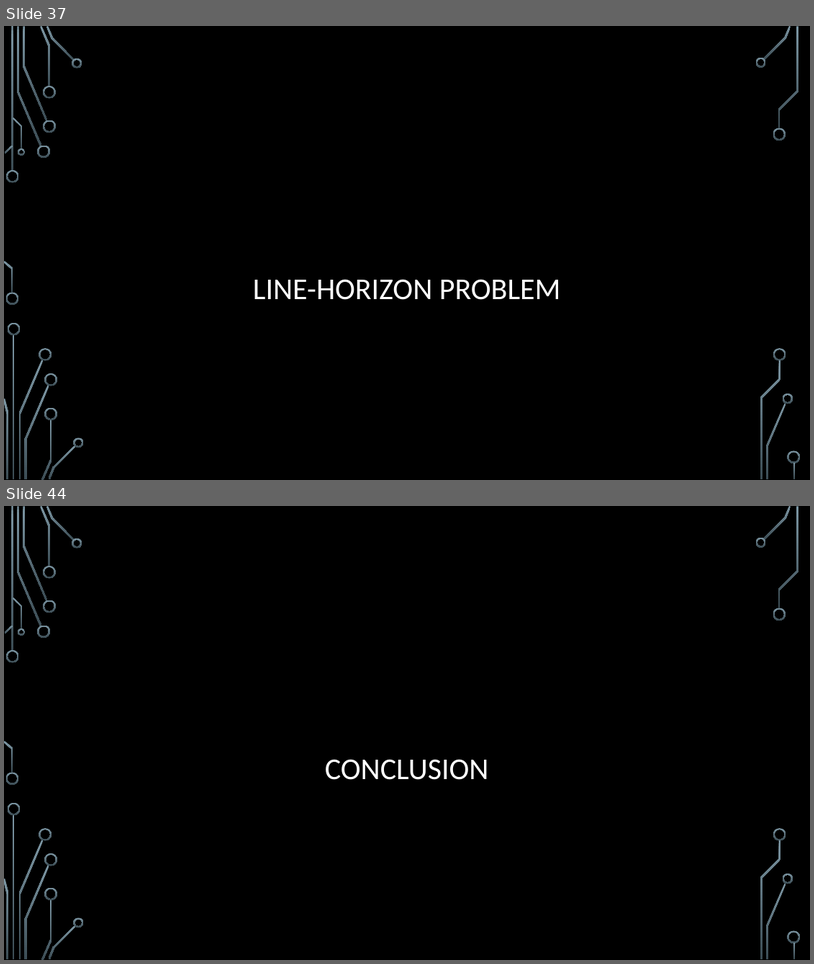
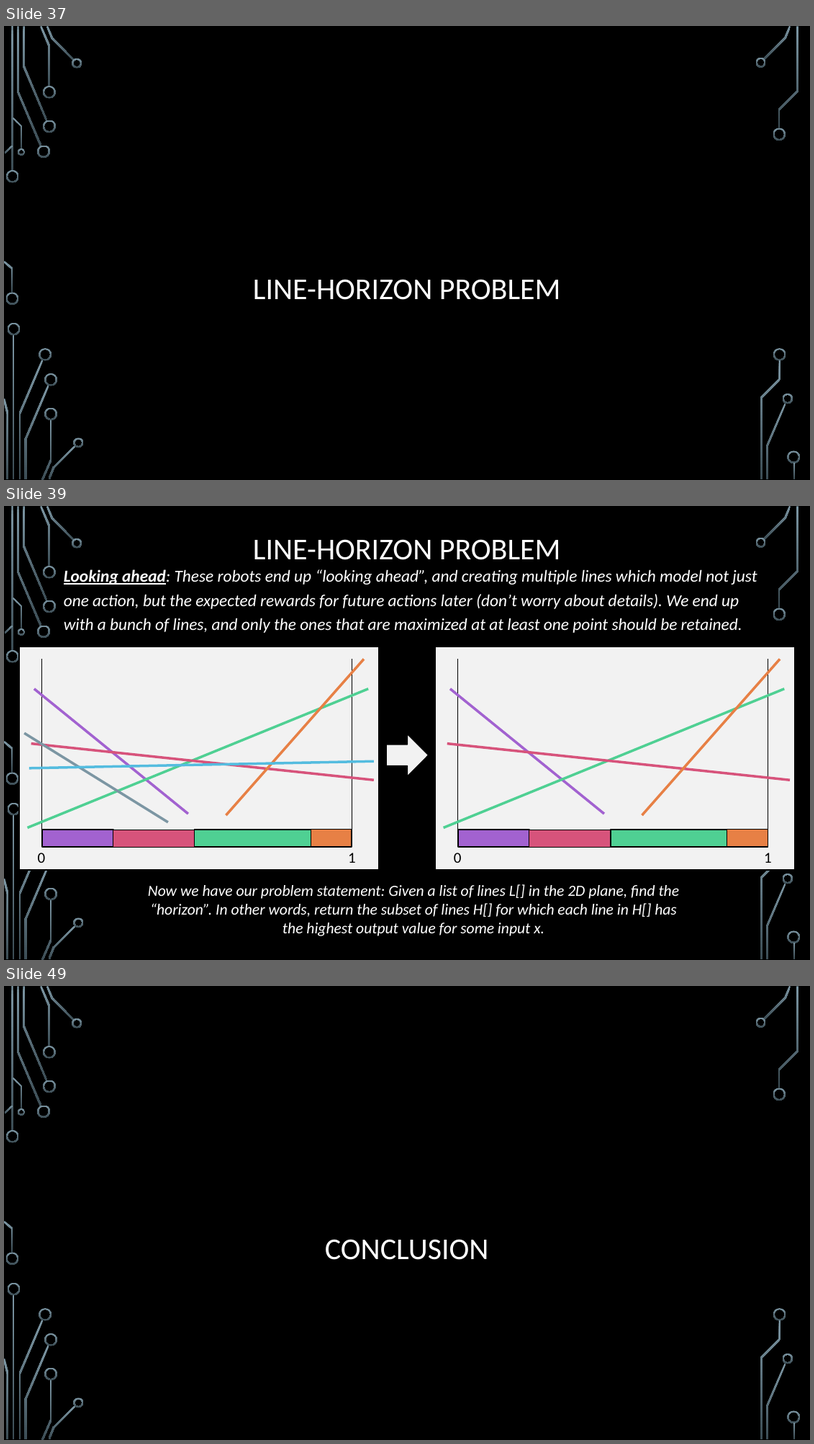
Before and after one commit to janiceeguo/advAlgo, a slide deck: slides/ComputationalGeom-part1-Intersections.pptx. Shown one above the other, each under a label of ours: slides 37 and 44 before the commit, slides 37, 39 and 49 after it; the slides between them are not shown. The pictures are 814x964 and 814x1444 pixels, drawn with LibreOffice and Linux fonts; fonts in the diff are those of the drawing; background and template pictures are left out. Boxes give left, top, right and bottom in pixels: in the first picture for what was removed or moved away, otherwise in the second. Text is boxed around its words. In the diff, an @@ line names an element or a change of style, - is before the commit and + after.

```diff
--- a/slides/ComputationalGeom-part1-Intersections.pptx
+++ b/slides/ComputationalGeom-part1-Intersections.pptx
@@ slide 39 added at bbox=[4, 506, 810, 960], background picture (left out); not listed: 33 template elements that a slide beside it also shows @@
@@ title added at bbox=[253, 539, 561, 560], 36 pt, text #FFFFFF @@
+LINE-HORIZON PROBLEM
@@ text added at bbox=[64, 569, 757, 633], 20 pt, text #FFFFFF, italic @@
+Looking ahead: These robots end up “looking ahead”, and creating multiple lines which model not just one action, but the expected rewards for future actions later (don’t worry about details). We end up with a bunch of lines, and only the ones that are maximized at at least one point should be retained.
@@ right arrow added at bbox=[386, 734, 429, 777], fill #F2F2F2, outline #000000 1.25 pt @@
@@ group added at bbox=[19, 646, 379, 870]: 9 lines, 5 rectangles, 2 texts @@
+0
+1
@@ group added at bbox=[435, 646, 795, 870]: 7 lines, 5 rectangles, 2 texts @@
+0
+1
@@ text added at bbox=[148, 884, 680, 936], 18.5 pt, text #FFFFFF, italic @@
+Now we have our problem statement: Given a list of lines L[] in the 2D plane, find the “horizon”. In other words, return the subset of lines H[] for which each line in H[] has the highest output value for some input x.
@@ what was slide 44 is now slide 49 @@
```
Also in this commit, not shown: 10 other slides added, 6 slides removed, 4 other files.
